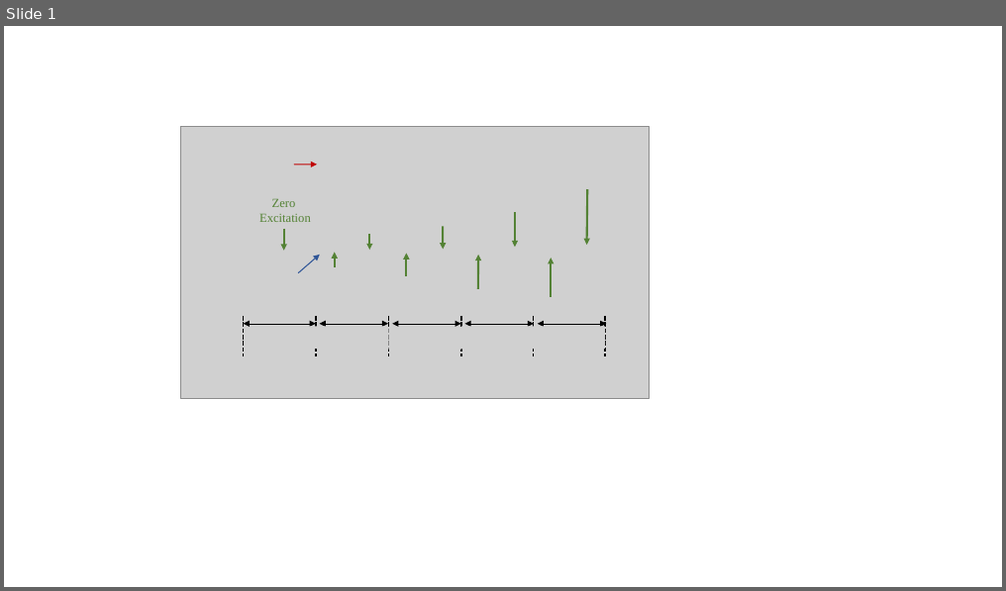
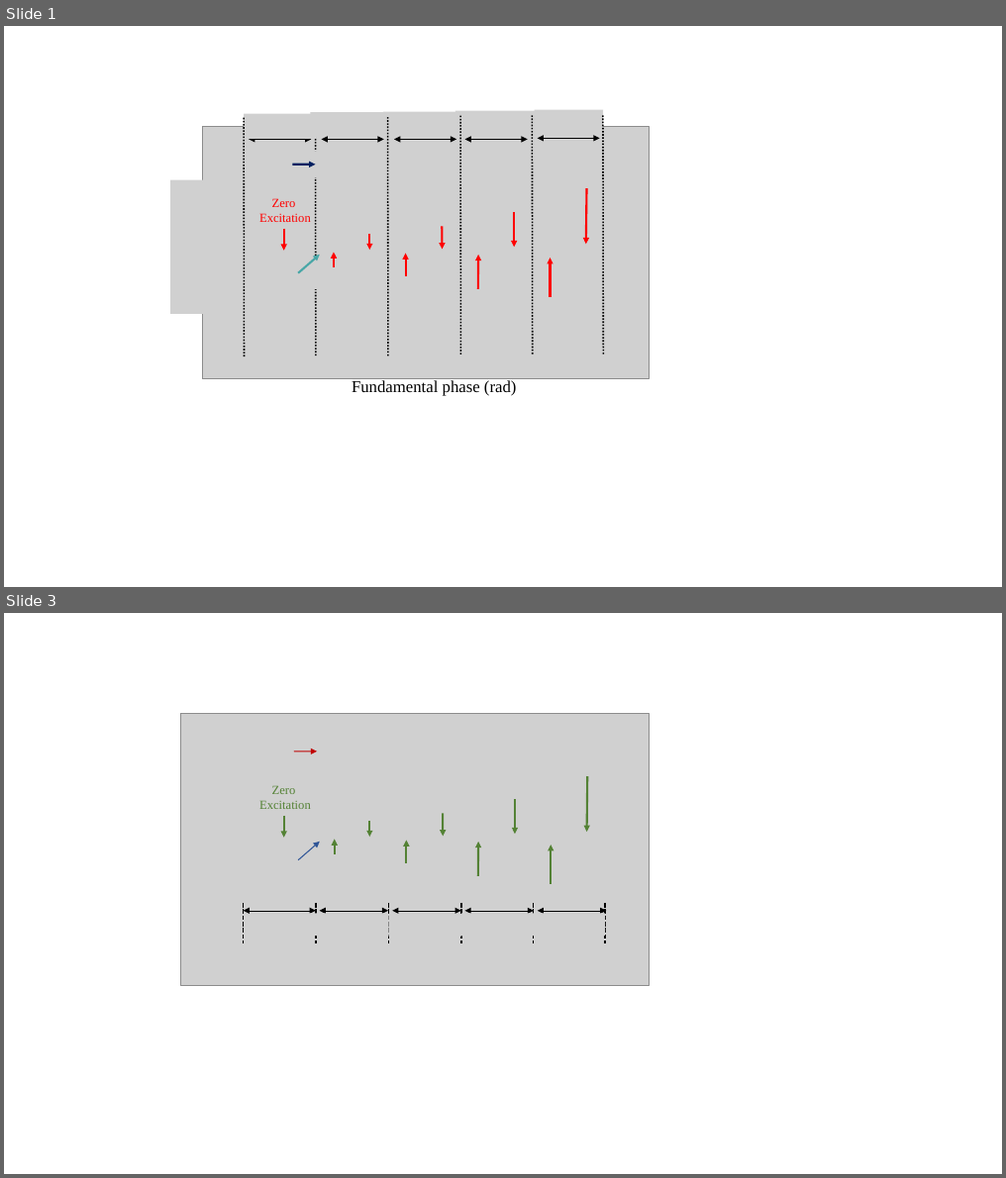
Before and after one commit to EnesAyaz/WPTMotor, a slide deck: Synhronous motor/TPEL-Journal-version-2/Time-domain-problem definitions/New Microsoft PowerPoint Presentation.pptx. Shown one above the other, each under a label of ours: slide 1 before the commit, slides 1 and 3 after it; the slides between them are not shown. The pictures are 1006x591 and 1006x1178 pixels, drawn with LibreOffice and Linux fonts; fonts in the diff are those of the drawing; grey boxes stand for pictures. Boxes give left, top, right and bottom in pixels: in the first picture for what was removed or moved away, otherwise in the second. Text is boxed around its words. In the diff, an @@ line names an element or a change of style, - is before the commit and + after.

```diff
--- a/Synhronous motor/TPEL-Journal-version-2/Time-domain-problem definitions/New Microsoft PowerPoint Presentation.pptx
+++ b/Synhronous motor/TPEL-Journal-version-2/Time-domain-problem definitions/New Microsoft PowerPoint Presentation.pptx
@@ slide 1 added at [4, 26, 1002, 587], background #FFFFFF @@
@@ picture added at [244, 113, 316, 139] @@
@@ picture added at [310, 112, 395, 138] @@
@@ picture added at [383, 112, 465, 138] @@
@@ picture added at [455, 110, 540, 136] @@
@@ picture added at [534, 110, 603, 135] @@
@@ picture added at [202, 126, 649, 379] @@
@@ line added from (244, 118) to (245, 357), #000000 1.5 pt dashed @@
@@ double arrow added from (249, 139) to (311, 139), #000000 0.5 pt @@
@@ line added from (316, 117) to (316, 356), #000000 1.5 pt dashed @@
@@ double arrow added from (322, 139) to (384, 139), #000000 0.5 pt @@
@@ line added from (388, 117) to (388, 356), #000000 1.5 pt dashed @@
@@ double arrow added from (394, 139) to (456, 139), #000000 0.5 pt @@
@@ line added from (460, 116) to (460, 356), #000000 1.5 pt dashed @@
@@ double arrow added from (465, 139) to (528, 139), #000000 0.5 pt @@
@@ line added from (533, 115) to (533, 355), #000000 1.5 pt dashed @@
@@ double arrow added from (537, 138) to (600, 138), #000000 0.5 pt @@
@@ line added from (603, 115) to (604, 355), #000000 1.5 pt dashed @@
@@ picture added at [253, 151, 317, 177] @@
@@ arrow added from (292, 165) to (316, 165), #002060 2 pt @@
@@ picture added at [170, 180, 202, 314] @@
@@ text added at [259, 198, 311, 222], 12 pt, text #FF0000 @@
+Zero
+Excitation
@@ arrow added from (586, 188) to (586, 244), #FF0000 2 pt @@
@@ arrow added from (284, 229) to (284, 251), #FF0000 2 pt @@
@@ arrow added from (442, 227) to (442, 249), #FF0000 2 pt @@
@@ arrow added from (515, 212) to (515, 247), #FF0000 2 pt @@
@@ picture added at [260, 258, 324, 289] @@
@@ arrow added from (298, 274) to (320, 255), #49A7A7 2 pt @@
@@ arrow added from (334, 267) to (334, 252), #FF0000 2 pt @@
@@ arrow added from (370, 234) to (370, 250), #FF0000 2 pt @@
@@ arrow added from (405, 276) to (405, 253), #FF0000 2 pt @@
@@ arrow added from (478, 289) to (478, 255), #FF0000 2 pt @@
@@ arrow added from (549, 297) to (549, 258), #FF0000 2 pt @@
@@ text added at [351, 380, 517, 396], 16 pt, text #000000 @@
+Fundamental phase (rad)
@@ what was slide 1 is now slide 3 @@
```
Also in this commit, not shown: 1 other slide added, 22 other files.
